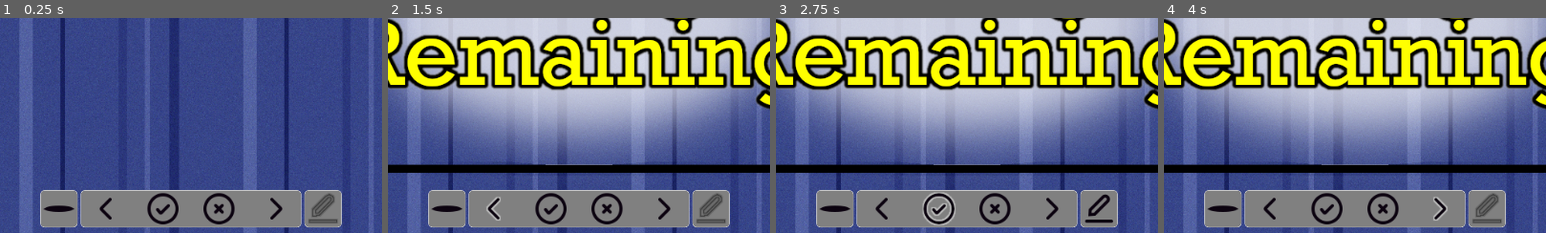
Above: before the commit, frames 1-4 (left to right).
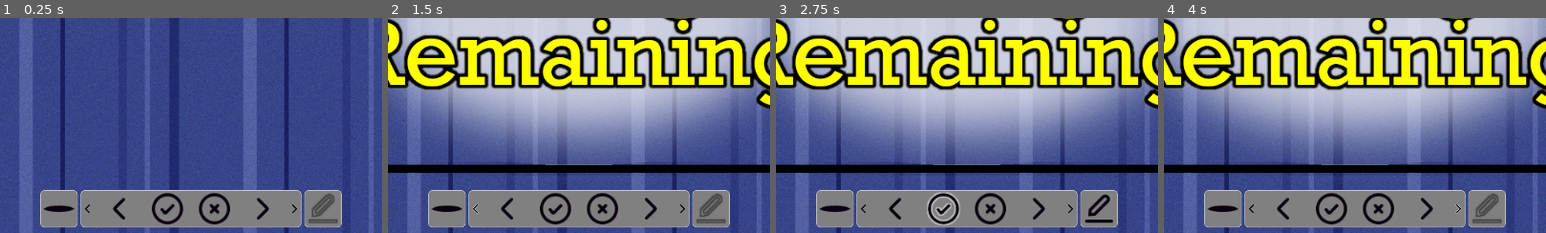
Above: after the commit, the same moments.

Repository: anthonyj-codestuff/dupeguru-csv-handler
Game: Godot game, scene res://main.tscn
Same seed, same stepped clock (60 frames per second), same inputs: the game is played once before the commit and once after it. The engine's default icon, where the game draws it, is replaced by a stand-in: a white triangle on a blue panel in a dark square.
Inputs (mouse positions are % of the whole screen's width and height, from its top left; square brackets give the same spot before the commit, where the layout moved):
- Up to frame 1 (0.25 s): no input
- Up to frame 2 (1.5 s): click (41, 94) [39, 94] at 0.5 s; click (37, 94) at 1.27 s
- Up to frame 3 (2.75 s): click (47, 94) [46, 94] at 2 s
- Up to frame 4 (4 s): click (59, 94) [61, 94] at 2.75 s; click (63, 94) at 3.52 s
The pictures show only the part of the screen within x 25-75%, y 50-100%; the shares and areas given below are measured in that part.

The runs differ from the first frame. In frame 1, 2.1% of the frame differs, in the area x 22-78%, y 81-96%; in frame 2, 2.2%; in frame 3, 2.3%, in the area x 22-78%, y 80-97%; in frame 4, 2.2%.

Commit message:
Altering tooltips and adding "Skip 10" buttons for fast traversal

Diff:
--- a/project/scenes/ControlPanel.gd
+++ b/project/scenes/ControlPanel.gd
@@ -25,11 +25,19 @@
 
 func _on_left_pressed():
 	logger.info("emitting signal [left_pressed]", MODULE_NAME)
-	SignalBus.left_pressed.emit()
+	SignalBus.left_pressed.emit(0)
 
 func _on_right_pressed():
 	logger.info("emitting signal [right_pressed]", MODULE_NAME)
-	SignalBus.right_pressed.emit()
+	SignalBus.right_pressed.emit(0)
+
+func _on_left2_pressed():
+	logger.info("emitting signal [left_pressed] with [9]", MODULE_NAME)
+	SignalBus.left_pressed.emit(9)
+
+func _on_right2_pressed():
+	logger.info("emitting signal [right_pressed] with [9]", MODULE_NAME)
+	SignalBus.right_pressed.emit(9)
 
 func _on_commit_pressed():
 	logger.info("emitting signal [commit_pressed]", MODULE_NAME)
--- a/project/scenes/ControlPanel.tscn
+++ b/project/scenes/ControlPanel.tscn
@@ -1,12 +1,9 @@
-[gd_scene load_steps=49 format=3 uid="uid://mjocemssgx40"]
+[gd_scene load_steps=50 format=3 uid="uid://mjocemssgx40"]
 
 [ext_resource type="Theme" uid="uid://ifb2gtb5tddr" path="res://scenes/ControlPanel_BasicTheme.tres" id="1_aqfcd"]
 [ext_resource type="Texture2D" uid="uid://bir1lutx0k0b" path="res://assets/keyicons/help.png" id="1_qkrw5"]
 [ext_resource type="Script" path="res://scenes/ControlPanel.gd" id="1_rgujp"]
 [ext_resource type="Texture2D" uid="uid://cc7mn1myy0lk2" path="res://assets/keyicons/help_hover.png" id="2_jml8w"]
-[ext_resource type="Texture2D" uid="uid://cufdo8fkudgb8" path="res://assets/keyicons/left.png" id="3_c80q1"]
-[ext_resource type="Texture2D" uid="uid://bscl48n820ph5" path="res://assets/keyicons/left_pressed.png" id="4_lh203"]
-[ext_resource type="Texture2D" uid="uid://vyd4t3dyyus" path="res://assets/keyicons/left_hover.png" id="5_3b32y"]
 [ext_resource type="Texture2D" uid="uid://dwqy6m0m3ivqt" path="res://assets/keyicons/eye_closed.png" id="5_6arvt"]
 [ext_resource type="Texture2D" uid="uid://b4svtj4jwrgtf" path="res://assets/keyicons/all.png" id="6_cxqak"]
 [ext_resource type="Texture2D" uid="uid://h7aq3rwodfcy" path="res://assets/keyicons/eye_open_pressed.png" id="6_xa7jr"]
@@ -55,12 +52,19 @@
 [sub_resource type="Shortcut" id="Shortcut_24dkj"]
 events = [SubResource("InputEventKey_g78gn")]
 
-[sub_resource type="InputEventKey" id="InputEventKey_ua5n4"]
-device = -1
+[sub_resource type="InputEventKey" id="InputEventKey_xwdj1"]
+shift_pressed = true
 keycode = 4194319
 
-[sub_resource type="Shortcut" id="Shortcut_5ks8k"]
-events = [SubResource("InputEventKey_ua5n4")]
+[sub_resource type="Shortcut" id="Shortcut_0en0i"]
+events = [SubResource("InputEventKey_xwdj1")]
+
+[sub_resource type="InputEventKey" id="InputEventKey_3egak"]
+device = -1
+keycode = 4194319
+
+[sub_resource type="Shortcut" id="Shortcut_t05pn"]
+events = [SubResource("InputEventKey_3egak")]
 
 [sub_resource type="InputEventKey" id="InputEventKey_md2vg"]
 device = -1
@@ -76,12 +80,22 @@
 [sub_resource type="Shortcut" id="Shortcut_kaixk"]
 events = [SubResource("InputEventKey_0whg3")]
 
-[sub_resource type="InputEventKey" id="InputEventKey_hqmhm"]
-device = -1
+[sub_resource type="InputEventKey" id="InputEventKey_86mwc"]
 keycode = 4194321
-
-[sub_resource type="Shortcut" id="Shortcut_mnsfw"]
-events = [SubResource("InputEventKey_hqmhm")]
+physical_keycode = 4194321
+key_label = 4194321
+
+[sub_resource type="Shortcut" id="Shortcut_a7me8"]
+events = [SubResource("InputEventKey_86mwc")]
+
+[sub_resource type="InputEventKey" id="InputEventKey_j400w"]
+shift_pressed = true
+keycode = 4194321
+physical_keycode = 4194321
+key_label = 4194321
+
+[sub_resource type="Shortcut" id="Shortcut_w6ikt"]
+events = [SubResource("InputEventKey_j400w")]
 
 [sub_resource type="InputEventKey" id="InputEventKey_fclgj"]
 device = -1
@@ -159,7 +173,7 @@
 custom_minimum_size = Vector2(50, 50)
 layout_mode = 2
 size_flags_vertical = 8
-tooltip_text = "[B] Highlight Diff"
+tooltip_text = "Highlight Diff"
 toggle_mode = true
 shortcut = SubResource("Shortcut_24dkj")
 texture_normal = ExtResource("5_6arvt")
@@ -217,21 +231,34 @@
 layout_mode = 2
 size_flags_horizontal = 3
 
+[node name="Left10" type="TextureButton" parent="MiddleControls/HBoxContainer/HBoxContainer"]
+custom_minimum_size = Vector2(20, 20)
+layout_mode = 2
+tooltip_text = "Back 10 Groups"
+shortcut = SubResource("Shortcut_0en0i")
+texture_normal = ExtResource("12_b8nrk")
+texture_pressed = ExtResource("13_qrnyn")
+texture_hover = ExtResource("14_iihtp")
+ignore_texture_size = true
+stretch_mode = 5
+flip_h = true
+
 [node name="Left" type="TextureButton" parent="MiddleControls/HBoxContainer/HBoxContainer"]
 custom_minimum_size = Vector2(50, 50)
 layout_mode = 2
 size_flags_horizontal = 3
-tooltip_text = "[Left] Previous Group"
-shortcut = SubResource("Shortcut_5ks8k")
-texture_normal = ExtResource("3_c80q1")
-texture_pressed = ExtResource("4_lh203")
-texture_hover = ExtResource("5_3b32y")
-stretch_mode = 5
+tooltip_text = "Previous Group"
+shortcut = SubResource("Shortcut_t05pn")
+texture_normal = ExtResource("12_b8nrk")
+texture_pressed = ExtResource("13_qrnyn")
+texture_hover = ExtResource("14_iihtp")
+stretch_mode = 5
+flip_h = true
 
 [node name="Select All" type="TextureButton" parent="MiddleControls/HBoxContainer/HBoxContainer"]
 layout_mode = 2
 size_flags_horizontal = 3
-tooltip_text = "[Up] Select All"
+tooltip_text = "Select All"
 shortcut = SubResource("Shortcut_32lqa")
 texture_normal = ExtResource("6_cxqak")
 texture_pressed = ExtResource("7_2p816")
@@ -241,7 +268,7 @@
 [node name="Deselect" type="TextureButton" parent="MiddleControls/HBoxContainer/HBoxContainer"]
 layout_mode = 2
 size_flags_horizontal = 3
-tooltip_text = "[Down] Select None"
+tooltip_text = "Select None"
 shortcut = SubResource("Shortcut_kaixk")
 texture_normal = ExtResource("9_vjhrn")
 texture_pressed = ExtResource("10_rffj1")
@@ -252,19 +279,30 @@
 custom_minimum_size = Vector2(50, 50)
 layout_mode = 2
 size_flags_horizontal = 3
-tooltip_text = "[Right] Next Group"
-shortcut = SubResource("Shortcut_mnsfw")
+tooltip_text = "Next Group"
+shortcut = SubResource("Shortcut_a7me8")
 texture_normal = ExtResource("12_b8nrk")
 texture_pressed = ExtResource("13_qrnyn")
 texture_hover = ExtResource("14_iihtp")
 stretch_mode = 5
 
+[node name="Right10" type="TextureButton" parent="MiddleControls/HBoxContainer/HBoxContainer"]
+custom_minimum_size = Vector2(20, 20)
+layout_mode = 2
+tooltip_text = "Skip 10 Groups"
+shortcut = SubResource("Shortcut_w6ikt")
+texture_normal = ExtResource("12_b8nrk")
+texture_pressed = ExtResource("13_qrnyn")
+texture_hover = ExtResource("14_iihtp")
+ignore_texture_size = true
+stretch_mode = 5
+
 [node name="Commit" type="TextureButton" parent="."]
 z_index = 11
 custom_minimum_size = Vector2(50, 50)
 layout_mode = 2
 size_flags_vertical = 8
-tooltip_text = "[Space] Stage Images for Deletion"
+tooltip_text = "Stage Images for Deletion"
 disabled = true
 shortcut = SubResource("Shortcut_mw0rv")
 texture_normal = ExtResource("15_8jol7")
@@ -324,7 +362,7 @@
 
 [node name="Undo" type="TextureButton" parent="RightControls/VBoxContainer/MarginContainer"]
 layout_mode = 2
-tooltip_text = "[Backspace] Undelete Last Group"
+tooltip_text = "Undelete Last Group"
 disabled = true
 shortcut = SubResource("Shortcut_m28bl")
 texture_normal = ExtResource("19_8wkl1")
@@ -367,10 +405,12 @@
 theme_override_constants/outline_size = 8
 
 [connection signal="toggled" from="ViewDiff" to="." method="_on_view_diff_toggled"]
+[connection signal="pressed" from="MiddleControls/HBoxContainer/HBoxContainer/Left10" to="." method="_on_left2_pressed"]
 [connection signal="pressed" from="MiddleControls/HBoxContainer/HBoxContainer/Left" to="." method="_on_left_pressed"]
 [connection signal="pressed" from="MiddleControls/HBoxContainer/HBoxContainer/Select All" to="." method="_on_select_all_pressed"]
 [connection signal="pressed" from="MiddleControls/HBoxContainer/HBoxContainer/Deselect" to="." method="_on_deselect_pressed"]
 [connection signal="pressed" from="MiddleControls/HBoxContainer/HBoxContainer/Right" to="." method="_on_right_pressed"]
+[connection signal="pressed" from="MiddleControls/HBoxContainer/HBoxContainer/Right10" to="." method="_on_right2_pressed"]
 [connection signal="pressed" from="Commit" to="." method="_on_commit_pressed"]
 [connection signal="pressed" from="RightControls/VBoxContainer/MarginContainer/Undo" to="." method="_on_undo_pressed"]
 [connection signal="pressed" from="RightControls/VBoxContainer/Delete" to="." method="_on_delete_pressed"]
--- a/project/scenes/ImageLoader.gd
+++ b/project/scenes/ImageLoader.gd
@@ -40,12 +40,12 @@
 		changeScene(NEXT)
 
 # Master function manages everything else
-func changeScene(ascending:bool = true, inclusive: bool = true):
+func changeScene(ascending:bool = true, skip: int = 0, inclusive: bool = true):
 	if ascending:
 		# set index to next 0th place or -1 if no valid index exists
-		currentIndex = getNextValidGroupZeroIndex(currentIndex, inclusive)
-	else:
-		currentIndex = getPrevValidGroupZeroIndex(currentIndex)
+		currentIndex = getNextValidGroupZeroIndex(currentIndex, skip, inclusive)
+	else:
+		currentIndex = getPrevValidGroupZeroIndex(currentIndex, skip)
 
 	if currentIndex < 0:
 		clearImageNodes()
@@ -139,7 +139,7 @@
 	# add new node to list
 	imageNodes.append(newNode)
 
-func getNextValidGroupZeroIndex(startingIndex: int, inclusive: bool)->int:
+func getNextValidGroupZeroIndex(startingIndex: int, skip: int = 0, inclusive: bool = true)->int:
 	###/*
 	# takes in an int representing the 0th instance of a group
 	# outputs the 0th index of the next group that meets display requirements
@@ -165,15 +165,19 @@
 		var nextGroupId = dupeData[index]["Group ID"]
 		var nextGroup = getIndexListForGroupId(nextGroupId, index)
 		if groupIndexListIsValid(nextGroup):
-			# this will return the starting index if it is the last valid group
-			foundNextGroup = true
+			# if the user has requested a skip, this valid group is not valid
+			if skip <= 0:
+				# this will return the starting index if it is the last valid group
+				foundNextGroup = true
+			else:
+				skip -= 1
 		elif nextGroupId == startingGroupId:
 			# if we have traversed the entire list and not found a valid group, quit
 			index = -1
 			break
 	return index
 
-func getPrevValidGroupZeroIndex(startingIndex)->int:
+func getPrevValidGroupZeroIndex(startingIndex:int, skip: int = 0)->int:
 	###/*
 	# takes in an int representing the 0th instance of a group
 	# outputs the 0th index of the previous group that meets display requirements
@@ -193,8 +197,12 @@
 		var prevGroupId = dupeData[index]["Group ID"]
 		var prevGroup = getIndexListForGroupId(prevGroupId, index)
 		if groupIndexListIsValid(prevGroup):
-			# this will return the starting index if it is the last valid group
-			foundPrevGroup = true
+			# if the user has requested a skip, this valid group is not valid
+			if skip <= 0:
+				# this will return the starting index if it is the last valid group
+				foundPrevGroup = true
+			else:
+				skip -= 1
 		elif prevGroupId == startingGroupId:
 			# if we have traversed the entire list and not found a valid group, quit
 			index = -1
@@ -310,12 +318,12 @@
 		node.deselectInternal()
 	SignalBus.emit_signal("no_images_selected")
 
-func _on_control_panel_left_pressed()->void:
-	changeScene(PREV)
-
-func _on_control_panel_right_pressed()->void:
+func _on_control_panel_left_pressed(skip: int = 0)->void:
+	changeScene(PREV, skip)
+
+func _on_control_panel_right_pressed(skip: int = 0)->void:
 	# passing inclusive: false forces the scene to move on from a valid group
-	changeScene(NEXT, false)
+	changeScene(NEXT, skip, false)
 
 func _on_control_panel_commit_pressed():
 	# add all selected images to commit list, remove nodes from tree
